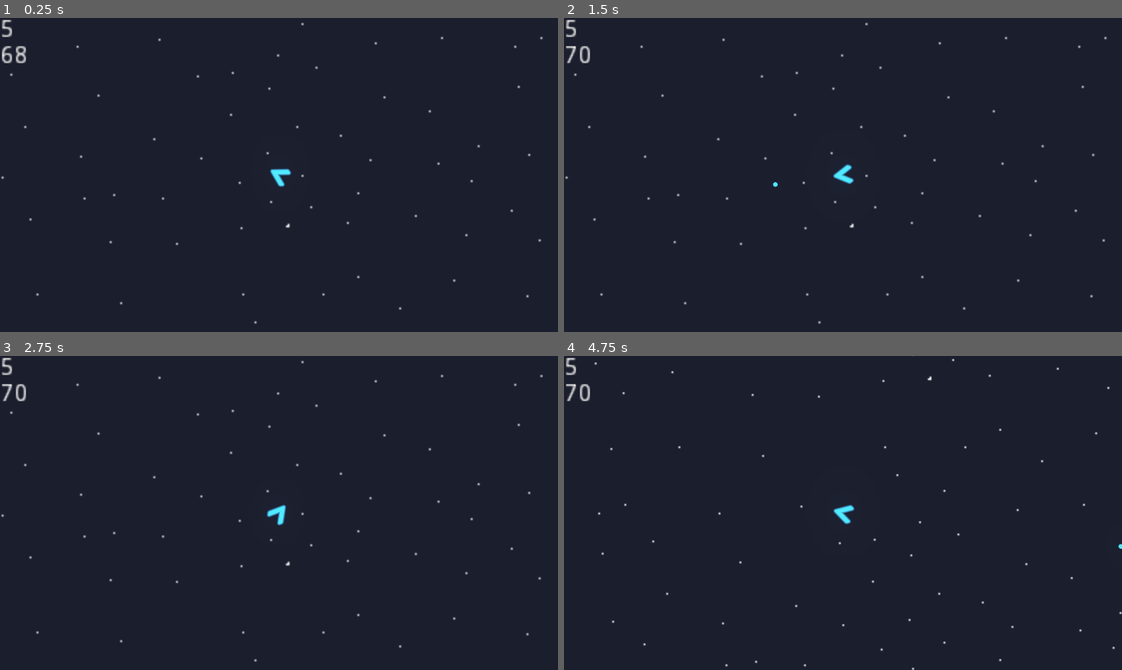
Above: before the commit, frames 1-4 (two rows, left to right).
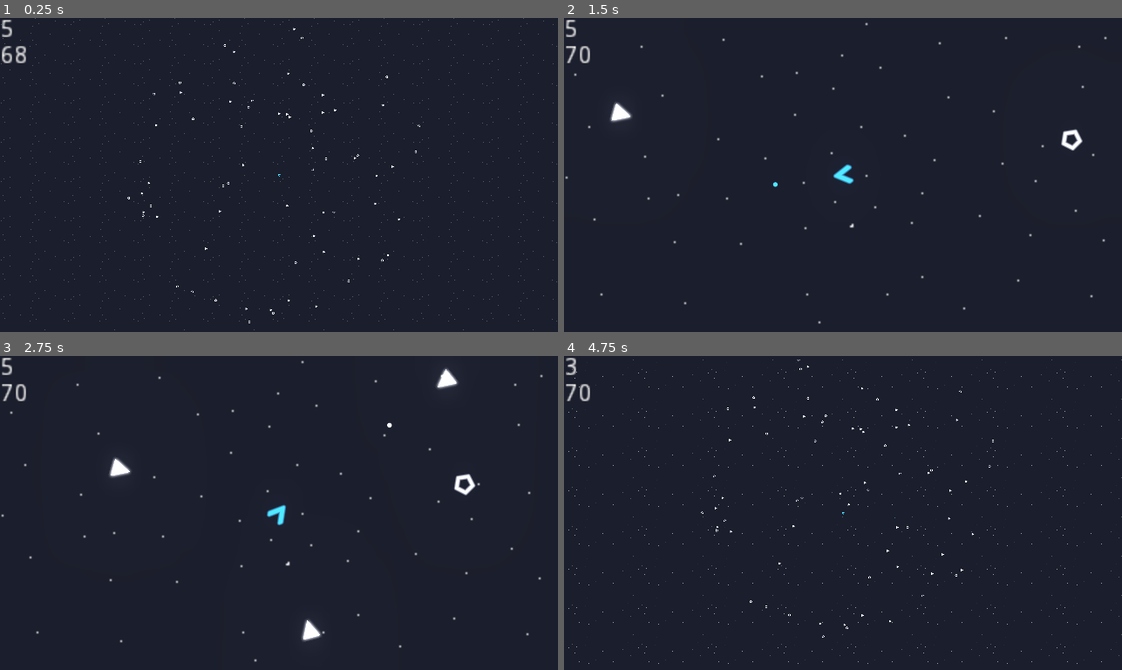
Above: after the commit, the same moments.

Repository: pattlebass/Space-jam
Game: Godot game, scene res://game.tscn
Same seed, same stepped clock (60 frames per second), same inputs: the game is played once before the commit and once after it. The engine's default icon, where the game draws it, is replaced by a stand-in: a white triangle on a blue panel in a dark square.
Inputs (mouse positions are in pixels of both pictures, inside the frame that each line leads up to):
- Up to frame 1 (0.25 s): no input
- Up to frame 2 (1.5 s): move the mouse to (965, 159) at 0.52 s; hold D (right) 0.53-1.28 s; tap Z (zoom, bound only after the commit) at 0.6 s; move the mouse to (731, 190) at 1.27 s; hold A (left) from 1.28 s (still down); click (731, 190) at 1.35 s
- Up to frame 3 (2.75 s): tap Z (zoom, bound only after the commit) at 1.55, 2.1 s; tap Enter at 2 s; move the mouse to (334, 443) at 2.02 s; release A (left) at 2.03 s; hold D (right) from 2.03 s (still down)
- Up to frame 4 (4.75 s): move the mouse to (815, 575) at 2.77 s; release D (right) at 2.78 s; hold W (up) 2.78-3.53 s; tap Z (zoom, bound only after the commit) at 2.85, 3.8, 4.35 s; move the mouse to (1010, 560) at 3.52 s; press the mouse at (1010, 560) at 3.53 s; hold A (left) from 3.53 s (still down); move the mouse to (675, 465) at 4.27 s; release the mouse at (675, 465) at 4.28 s

The runs differ from the first frame. In frame 1, 1.2% of the frame differs, in the area x 0-100%, y 0-100%; in frame 2, 0.3%; in frame 3, 0.7%; in frame 4, 0.9%.

Commit message:
Add files

Diff:
--- a/Space jam/game.gd
+++ b/Space jam/game.gd
@@ -4,11 +4,18 @@
 onready var player = $player
 export (PackedScene) var enemy1_scene
 export (PackedScene) var enemy2_scene
+var zoomed = false
 
 func _ready():
 	randomize()
 
 func _process(_delta):
+	if Input.is_action_just_pressed("zoom"):
+		zoomed = !zoomed
+		if zoomed == false:
+			$player/Camera2D.zoom = Vector2(8, 8)
+		else:
+			$player/Camera2D.zoom = Vector2(1, 1)
 	$ui/HP.text = str(player.hp)
 	$ui/enemies.text = str(enemies)
 	if enemies < 70:
@@ -18,7 +25,7 @@
 			var y = rand_range(-1500, 1500)
 			var spawn_position = Vector2(x, y)
 			var distance_to_player = spawn_position.distance_to(player.global_position)
-			if distance_to_player < 700 && distance_to_player > 250:
+			if distance_to_player < 700 && distance_to_player > 150:
 				enemies += 1
 				var enemy_chosen
 				if randi()%2 == 1:
--- a/Space jam/game.tscn
+++ b/Space jam/game.tscn
@@ -6,8 +6,7 @@
 [ext_resource path="res://assets/bg.png" type="Texture" id=4]
 [ext_resource path="res://player.gd" type="Script" id=5]
 [ext_resource path="res://assets/bullet.tscn" type="PackedScene" id=6]
-[ext_resource path="res://icon.png" type="Texture" id=7]
-[ext_resource path="res://assets/player/player.png" type="Texture" id=8]
+[ext_resource path="res://assets/player/player.png" type="Texture" id=7]
 
 [sub_resource type="Environment" id=4]
 background_mode = 4
@@ -44,23 +43,20 @@
 script = ExtResource( 5 )
 bullet_scene = ExtResource( 6 )
 
-[node name="icon" type="Sprite" parent="player"]
-visible = false
-scale = Vector2( 4.99696, 2.8247 )
-texture = ExtResource( 7 )
-
 [node name="Sprite" type="Sprite" parent="player"]
 modulate = Color( 0.207843, 0.8, 1, 1 )
 material = SubResource( 2 )
 rotation = 1.5708
 scale = Vector2( 0.1, 0.1 )
-texture = ExtResource( 8 )
+texture = ExtResource( 7 )
 
 [node name="CollisionShape2D" type="CollisionShape2D" parent="player"]
+visible = false
 shape = SubResource( 5 )
 
 [node name="Camera2D" type="Camera2D" parent="player"]
 current = true
+zoom = Vector2( 8, 8 )
 drag_margin_h_enabled = false
 drag_margin_v_enabled = false
 
--- a/Space jam/project.godot
+++ b/Space jam/project.godot
@@ -59,6 +59,11 @@
 "events": [ Object(InputEventMouseButton,"resource_local_to_scene":false,"resource_name":"","device":0,"alt":false,"shi …(212 unchanged characters)…
  ]
 }
+zoom={
+"deadzone": 0.5,
+"events": [ Object(InputEventKey,"resource_local_to_scene":false,"resource_name":"","device":0,"alt":false,"shift":false,"control":false,"meta":false,"command":false,"pressed":false,"scancode":90,"unicode":0,"echo":false,"script":null)
+ ]
+}
 
 [rendering]
 
Not shown: 1 places in Space jam/game.tscn that only renumber resources
